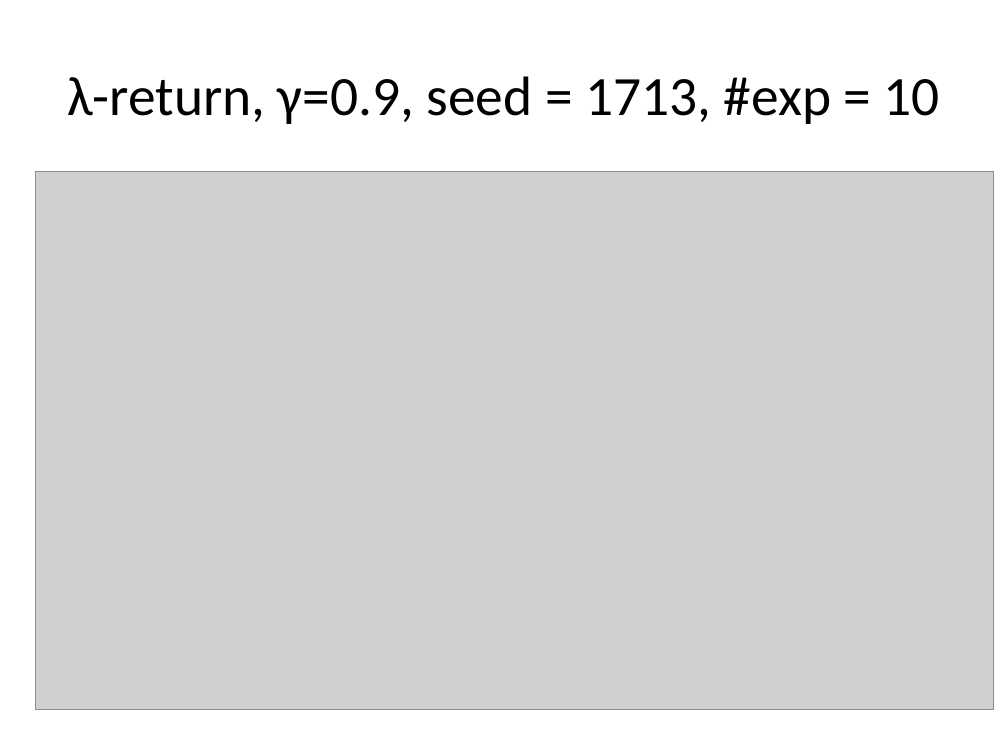
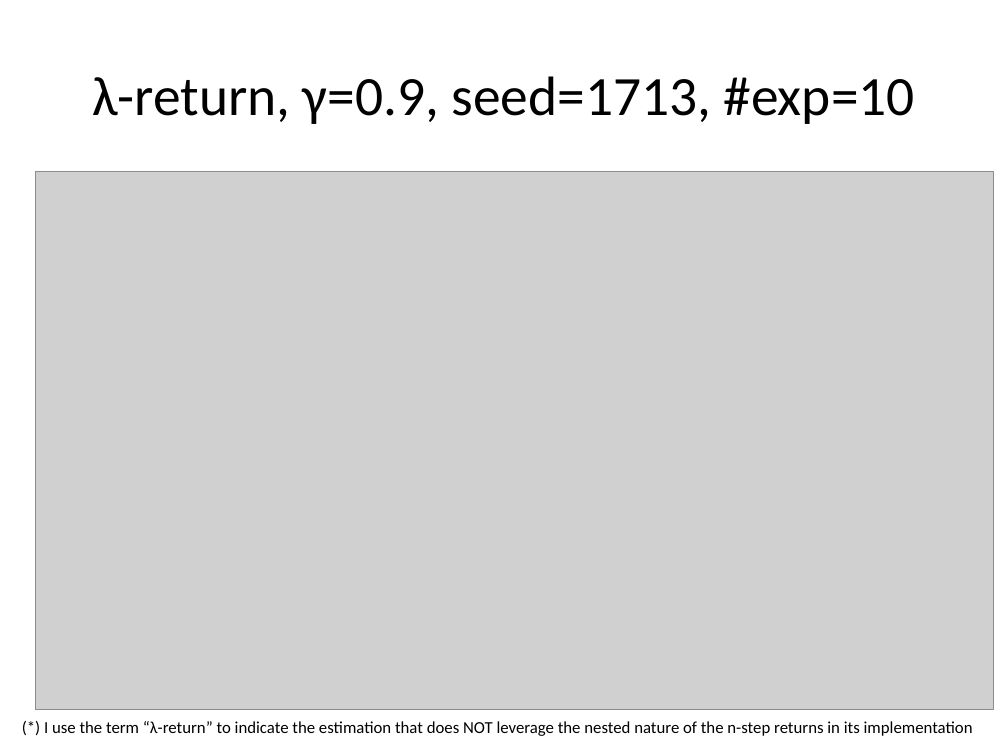
Before and after one commit to mastropi/RL, a slide deck: slide 11 of RL-001-MemoryManagement/results/202004Apr17-TestsTDLambdaMCLamba-1DGridworld.pptx. Drawn at 1008x756 pixels with LibreOffice and Linux fonts; fonts in the diff are those of the drawing; grey boxes stand for pictures. Boxes give left, top, right and bottom in pixels: in the first picture for what was removed or moved away, otherwise in the second. Text is boxed around its words. In the diff, an @@ line names an element or a change of style, - is before the commit and + after.

```diff
--- a/RL-001-MemoryManagement/results/202004Apr17-TestsTDLambdaMCLamba-1DGridworld.pptx
+++ b/RL-001-MemoryManagement/results/202004Apr17-TestsTDLambdaMCLamba-1DGridworld.pptx
@@ title at [92, 76, 915, 124]: spaces changed @@
-λ-return, γ=0.9, seed = 1713, #exp = 10
+λ-return, γ=0.9, seed=1713, #exp=10
@@ text added at [44, 721, 973, 736], 12 pt, text #000000 @@
+(*) I use the term “λ-return” to indicate the estimation that does NOT leverage the nested nature of the n-step returns in its implementation
```
Also in this commit, not shown: 9 other slides changed, 4 slides added, 7 other files.
